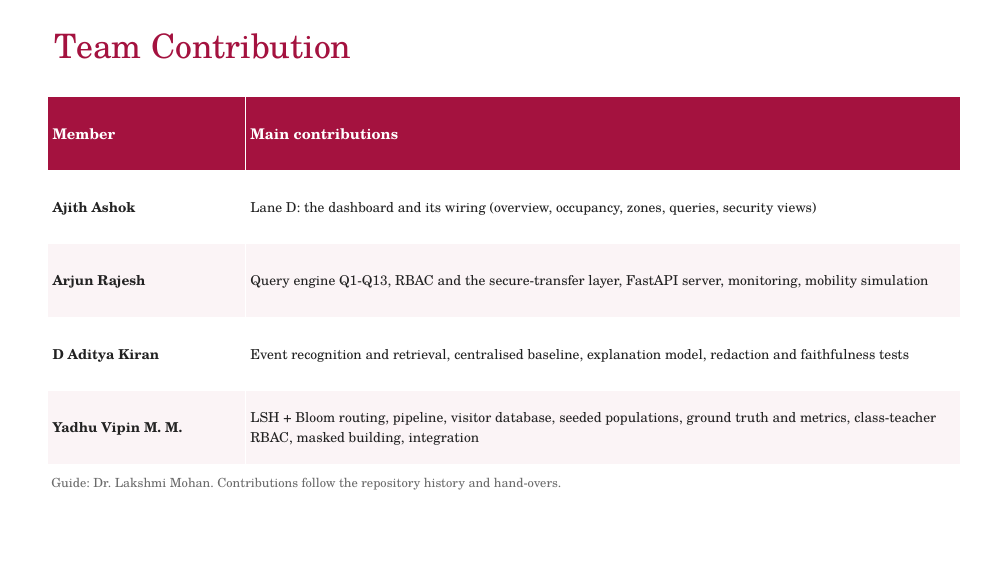
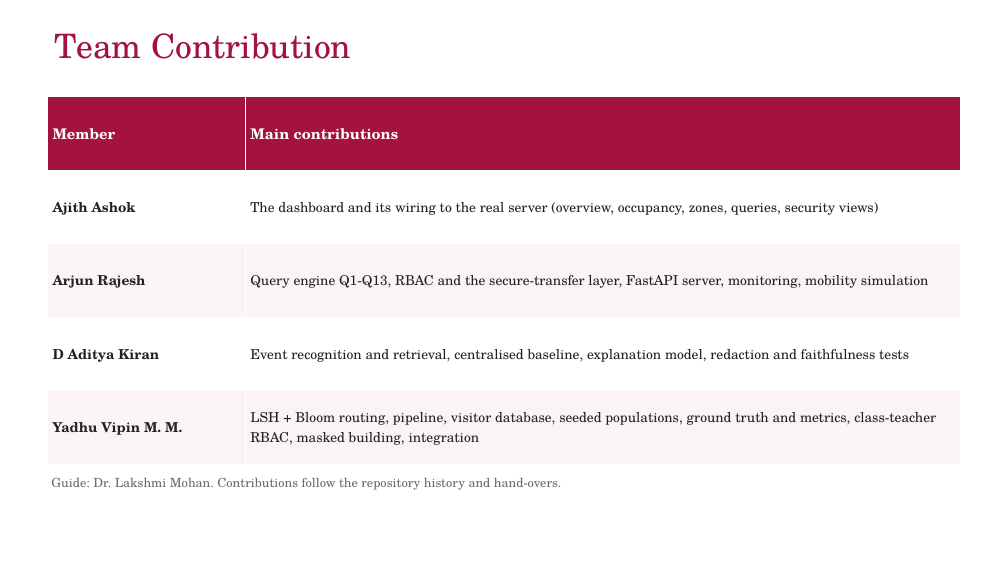
Before and after one commit to yadhu-vipin/Occupant_Tracking_v2, a slide deck: slide 25 of final_review/S7_Final_Review_Group_C3.pptx (slide 24 before the commit). Drawn at 1008x567 pixels with LibreOffice and Linux fonts; fonts in the diff are those of the drawing; background and template pictures are left out. Boxes give left, top, right and bottom in pixels: in the first picture for what was removed or moved away, otherwise in the second. Text is boxed around its words. In the diff, an @@ line names an element or a change of style, - is before the commit and + after.

```diff
--- a/final_review/S7_Final_Review_Group_C3.pptx
+++ b/final_review/S7_Final_Review_Group_C3.pptx
@@ table at (47,97,961,464) @@
-row 2, column 2: Lane D: the dashboard and its wiring (overview, occupancy, zones, queries, security views)
+row 2, column 2: The dashboard and its wiring to the real server (overview, occupancy, zones, queries, security views)
```
Also in this commit, not shown: 10 other slides changed, 5 slides added, 4 slides removed, 20 other files.
